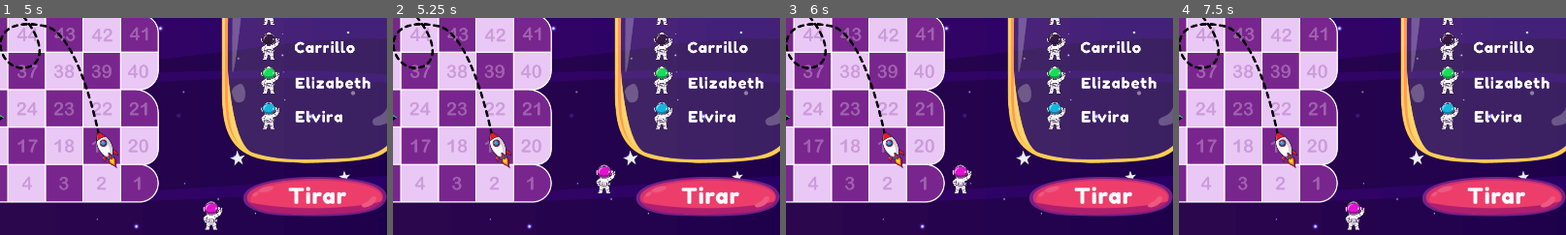
Above: before the commit, frames 1-4 (left to right).
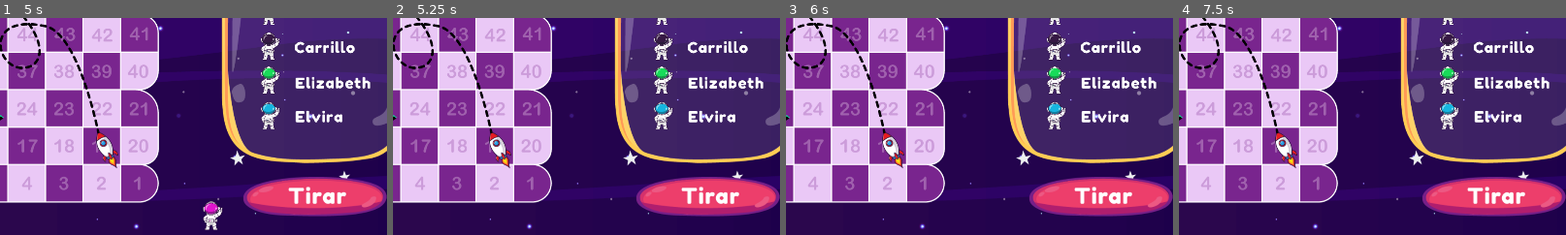
Above: after the commit, the same moments.

Repository: carrilloycardenas/Carrera-espacial
Game: Godot game, scene res://tablero/tablero.tscn
Two runs of this game, one before a commit and one after it. Both use one fixed random seed, a clock stepped at 60 frames per second and the inputs below. The project has no main scene, so this scene is started directly.
Inputs (mouse positions are % of the whole screen's width and height, from its top left):
- Up to frame 1 (5 s): click (81, 91) at 0.5 s; click (86, 9) at 1.25 s; click (80, 9) at 2 s; hold Right (ui_right) 2.78-3.53 s; hold Down (ui_down) 3.53-4.28 s; tap Enter at 4.25 s; hold Right (ui_right) from 4.28 s (still down)
- Up to frame 2 (5.25 s): tap Space at 5 s; release Right (ui_right) at 5.03 s; hold Up (ui_up) from 5.03 s (still down)
- Up to frame 3 (6 s): tap Enter at 5.75 s; release Up (ui_up) at 5.78 s; hold Left (ui_left) from 5.78 s (still down)
- Up to frame 4 (7.5 s): tap Space at 6.5 s; tap Enter at 7.25 s; release Left (ui_left) at 7.28 s; hold Down (ui_down) from 7.28 s (still down)
The pictures show only the part of the screen within x 40-90%, y 50-100%; the shares and areas given below are measured in that part.

Frame 1 is identical in both runs. In frame 2, 0.4% of the frame differs, in the area x 52-58%, y 67-81%; in frame 3, 0.4%; in frame 4, 0.4%, in the area x 42-49%, y 84-98%.

Commit message:
agujeros negros y cohetes con rangos

Diff:
--- a/sprites/astro1.gd
+++ b/sprites/astro1.gd
@@ -68,22 +68,38 @@
 		elif currPos[0] < 579 && currPos[1] == 109.5:
 			currPos[0] += 48.5
 	# Comprobar casilla de agujero o cohete
-	if currPos[0] == 385 && currPos[1] == 449:
-		currPos[0] = [336.5,546]
-	elif currPos[0] == 336.5 && currPos[1] == 352:
-		currPos = [191,497.5]
-	elif currPos[0] == 142.5 && currPos[1] == 206.5:
-		currPos = [191,303.5]
-	elif currPos[0] == 336.5 && currPos[1] == 109.5:
-		currPos = [433.5,255]
-	elif currPos[0] == 530.5 && currPos[1] == 497.5:
-		currPos = [336.5,255]
-	elif currPos[0] == 191 && currPos[1] == 400.5:
-		currPos = [239.5,303.5]
-	elif currPos[0] == 288 && currPos[1] == 255:
-		currPos = [579,109.5]
-	elif currPos[0] == 239.5 && currPos[1] == 206.5:
-		currPos = [142.5,109.5]
+	# Casilla 19
+	if currPos[0] > 973 && currPos[0] < 1065 && currPos[1] > 814 && currPos[1] < 904:
+		currPos[0]-=(48.5*4)
+		currPos[1]-=(48.5*5)
+	# Casilla 32
+	elif currPos[0] > 320 && currPos[0] < 414 && currPos[1] > 626 && currPos[1] < 718:
+		currPos[0]+=(48.5)
+		currPos[1]-=(48.5*2)
+	# Casilla 67
+	elif currPos[0] > 507 && currPos[0] < 600 && currPos[1] > 347 && currPos[1] < 440:
+		currPos[0]+=(48.5*6)
+		currPos[1]-=(48.5*3)
+	# Casilla 73
+	elif currPos[0] > 414 && currPos[0] < 507 && currPos[1] > 254 && currPos[1] < 347:
+		currPos[0]-=(48.5*2)
+		currPos[1]-=(48.5*2)
+	# Casilla 26
+	elif currPos[0] > 694 && currPos[0] < 786 && currPos[1] > 718 && currPos[1] < 811:
+		currPos[0]-=(48.5)
+		currPos[1]+=(48.5*2)
+	# Casilla 46
+	elif currPos[0] > 600 && currPos[0] < 692 && currPos[1] > 533 && currPos[1] < 626:
+		currPos[0]-=(48.5*3)
+		currPos[1]+=(48.5*3)
+	# Casilla 71
+	elif currPos[0] > 228 && currPos[0] < 321 && currPos[1] > 255 && currPos[1] < 346:
+		currPos[0]+=(48.5)
+		currPos[1]+=(48.5*2)
+	# Casilla 95
+	elif currPos[0] > 600 && currPos[0] < 693 && currPos[1] > 69 && currPos[1] < 162:
+		currPos[0]+=(48.5*2)
+		currPos[1]+=(48.5*3)
 
 # Called every frame. 'delta' is the elapsed time since the previous frame.
 #func _process(delta):
